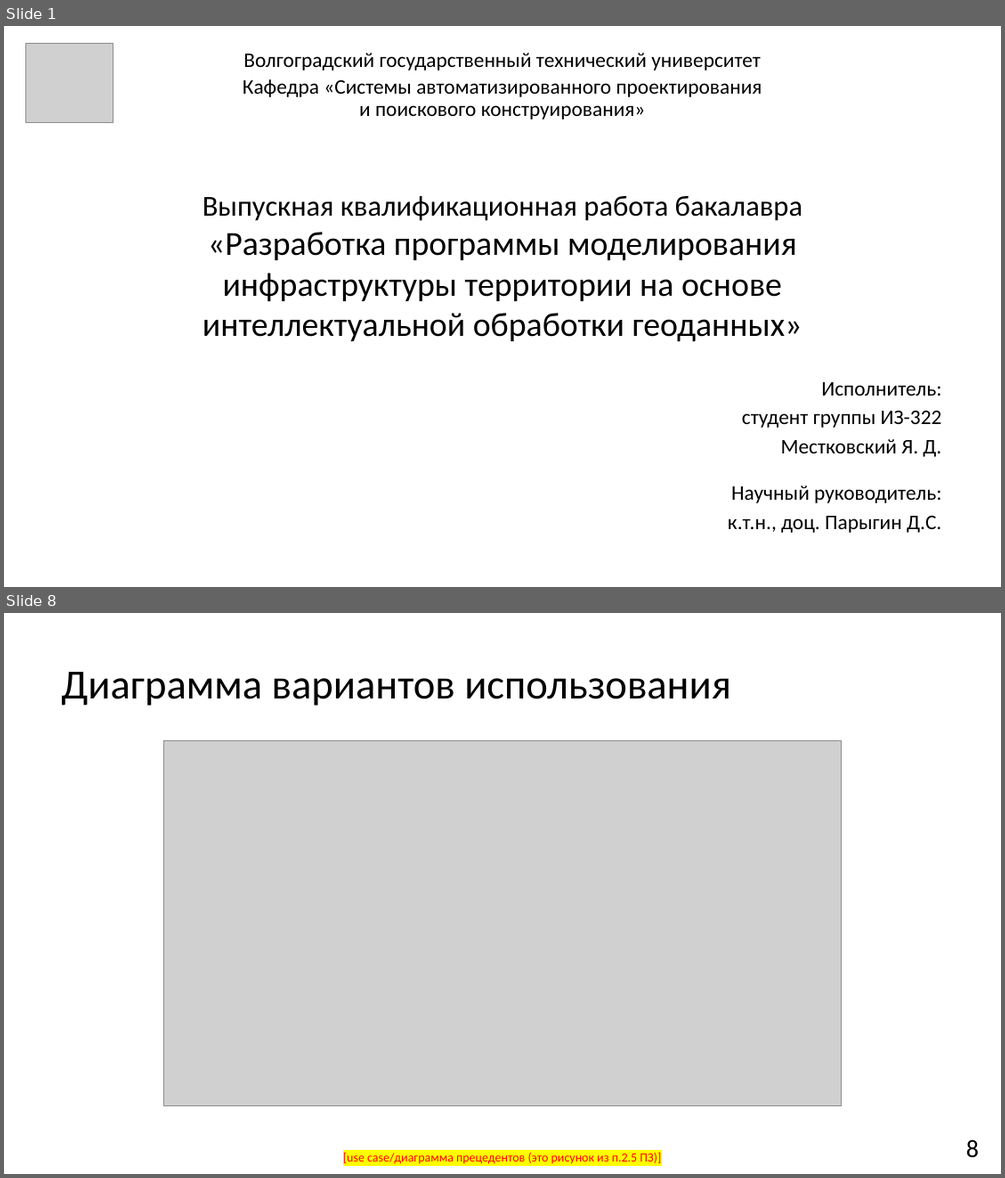
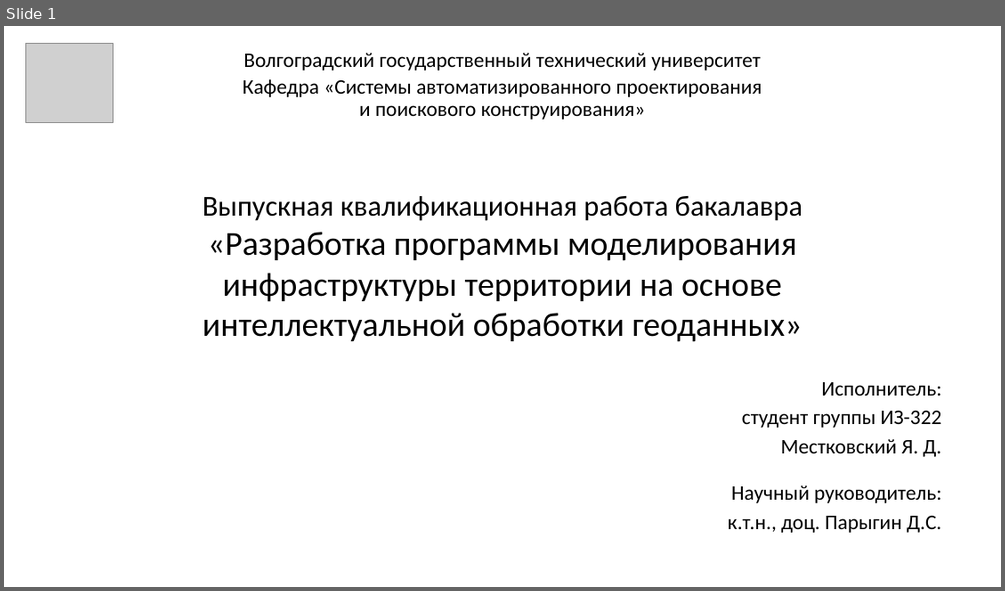
Before and after one commit to YaroslavMestkovsky/VKR, a slide deck: 3 [Презентация].pptx. Shown one above the other, each under a label of ours: slides 1 and 8 before the commit, slide 1 after it; the slides between them are not shown. The pictures are 1005x1178 and 1005x591 pixels, drawn with LibreOffice and Linux fonts; fonts in the diff are those of the drawing; grey boxes stand for pictures. Boxes give left, top, right and bottom in pixels: in the first picture for what was removed or moved away, otherwise in the second. Text is boxed around its words. In the diff, an @@ line names an element or a change of style, - is before the commit and + after.

```diff
--- a/3 [Презентация].pptx
+++ b/3 [Презентация].pptx
@@ slide 8 removed at (4, 613, 1001, 1174), background #FFFFFF @@
@@ title removed at (61, 672, 731, 706) @@
-Диаграмма вариантов использования
@@ picture removed at (164, 740, 841, 1105) @@
@@ page number removed at (966, 1140, 979, 1158) @@
-8
@@ text removed at (343, 1152, 661, 1164) @@
-[use case/диаграмма прецедентов (это рисунок из п.2.5 ПЗ)]
```
Also in this commit, not shown: 4 slides changed, 15 slides added, 13 other slides removed, 1 other file.
